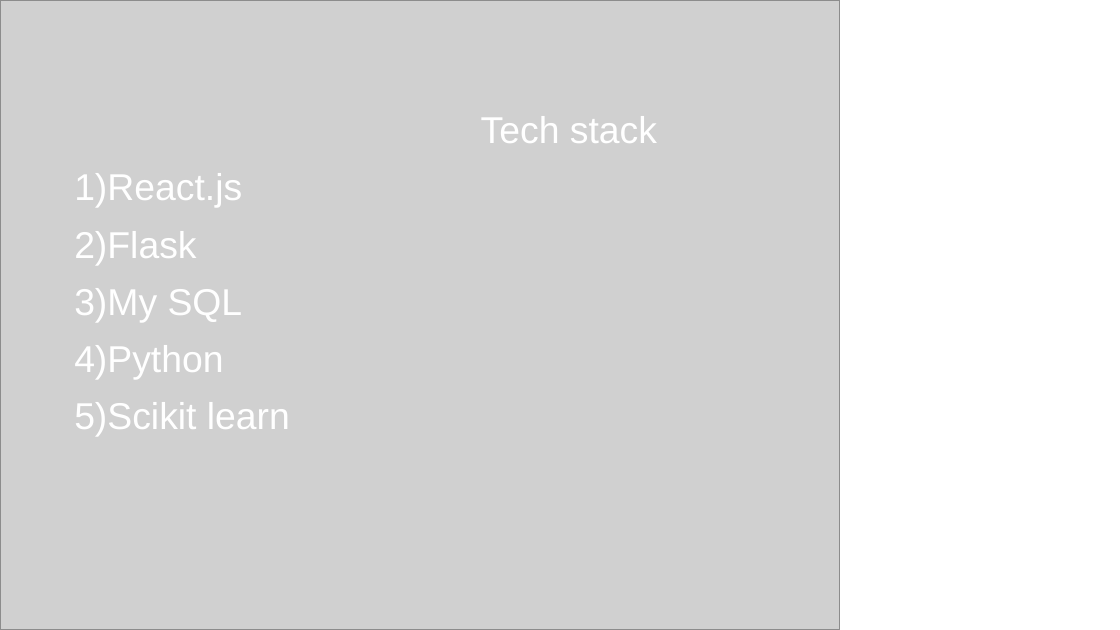
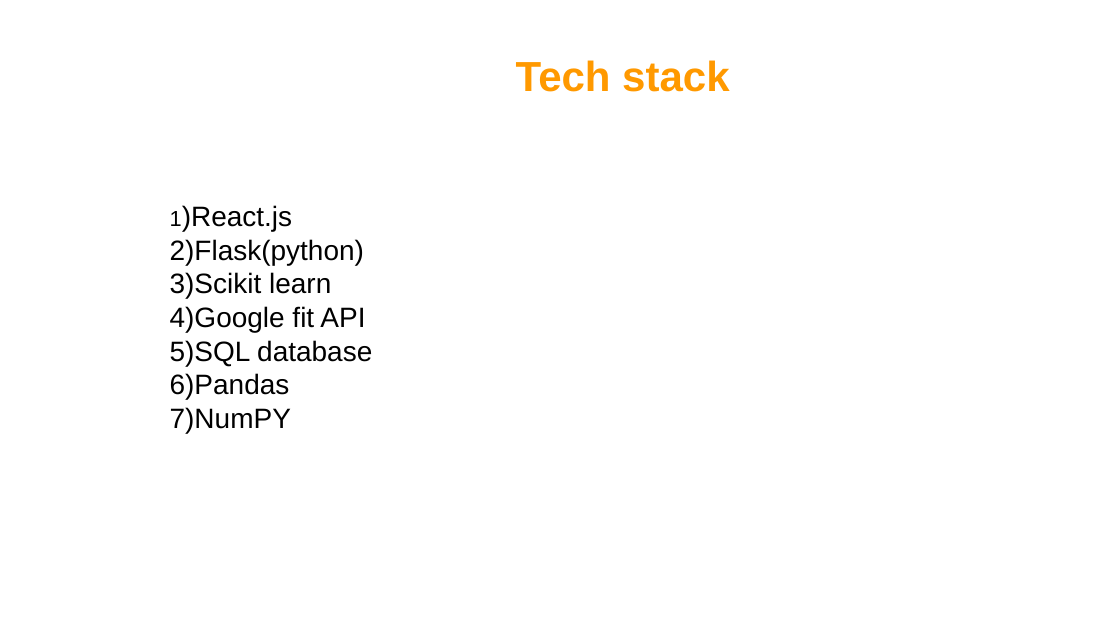
Before and after one commit to abhi1998das/optum2, a slide deck: slide 14 of PPT/Jadavpur_university_Team 32_bits.pptx (slide 7 before the commit). Drawn at 1120x630 pixels with LibreOffice and Linux fonts; fonts in the diff are those of the drawing; grey boxes stand for pictures; background and template pictures are left out. Boxes give left, top, right and bottom in pixels: in the first picture for what was removed or moved away, otherwise in the second. Text is boxed around its words. In the diff, an @@ line names an element or a change of style, - is before the commit and + after.

```diff
--- a/PPT/Jadavpur_university_Team 32_bits.pptx
+++ b/PPT/Jadavpur_university_Team 32_bits.pptx
@@ picture removed at [0,0,840,629] @@
@@ text added at [516,60,729,92], 27 pt, text #FF9900, bold @@
+Tech stack
@@ text added at [170,205,372,433], 18 pt, text #000000 @@
+1)React.js
+2)Flask(python)
+3)Scikit learn
+4)Google fit API
+5)SQL database
+6)Pandas
+7)NumPY
@@ page number added at [55,598,101,617], 8 pt, text #FFFFFF @@
+14
@@ page number added at [36,608,114,627], 8 pt, text #FFFFFF @@
+14
@@ page number added at [55,604,101,623], 8 pt, text #FFFFFF @@
+14
```
Also in this commit, not shown: 4 other slides changed, 11 slides added, 3 slides removed, 1 other file.
